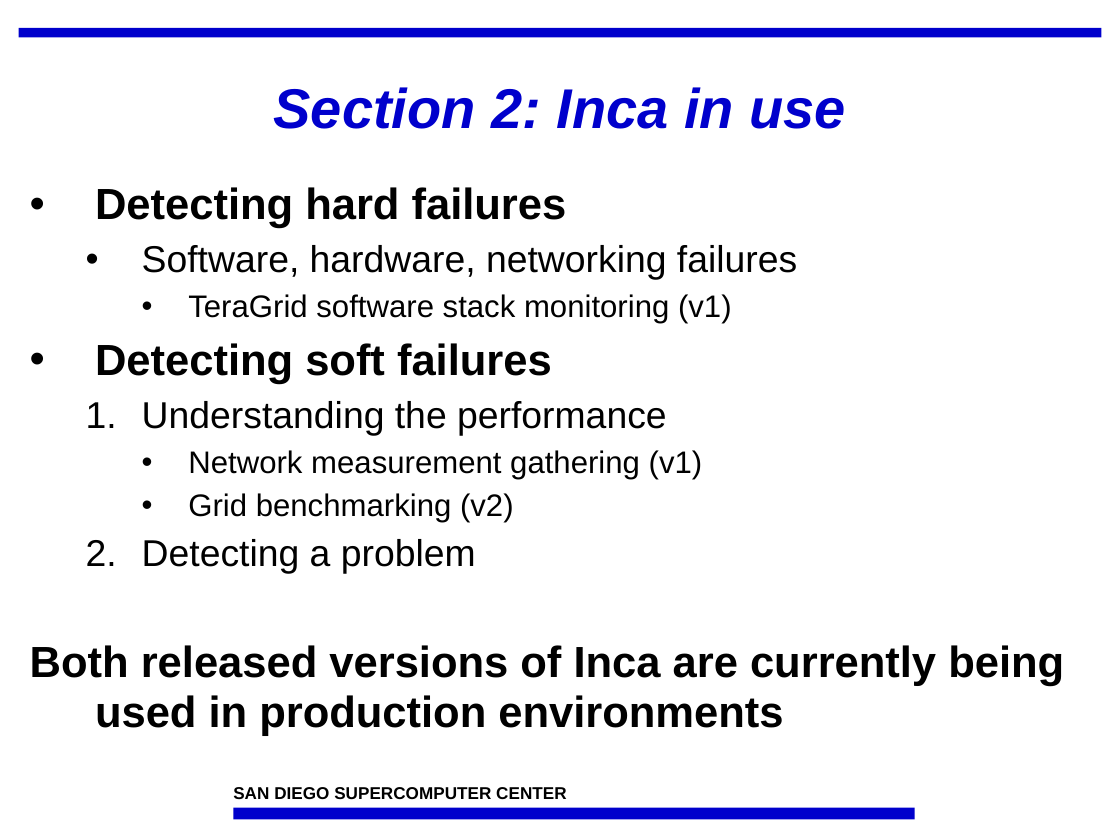
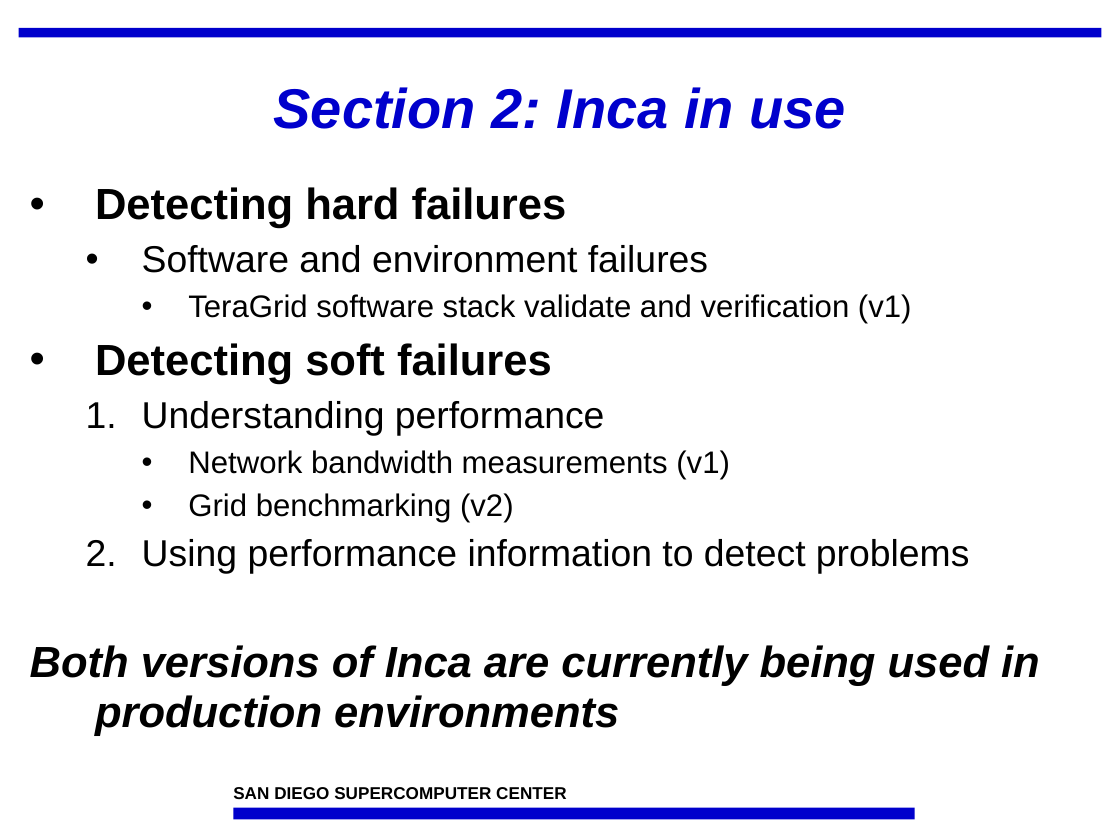
Before and after one commit to IncaProject/inca-xsede, a slide deck: slide 13 of talks/inca_sc05.ppt. Drawn at 1120x840 pixels with LibreOffice and Linux fonts; fonts in the diff are those of the drawing; background and template pictures are left out. Boxes give left, top, right and bottom in pixels: in the first picture for what was removed or moved away, otherwise in the second. Text is boxed around its words. In the diff, an @@ line names an element or a change of style, - is before the commit and + after.

Commit message:
Some minor modifications, added to networking slide and a bit to grasp, little on last slides

```diff
--- a/talks/inca_sc05.ppt
+++ b/talks/inca_sc05.ppt
@@ text at (142,245,912,323): text changed; size 24 to 20 pt @@
-  • Software, hardware, networking failures
-    • TeraGrid software stack monitoring (v1)
+  • Software and environment failures
+    • TeraGrid software stack validate and verification (v1)
@@ text at (142,401,730,479): text changed @@
-  1. Understanding the performance
-    • Network measurement gathering (v1)
+  1. Understanding performance
+    • Network bandwidth measurements (v1)
@@ text at (30,539,1040,736): text changed; italic on @@
-  2. Detecting a problem
-Both released versions of Inca are currently being used in production environments
+  2. Using performance information to detect problems
+Both versions of Inca are currently being used in production environments
```
Also in this commit, not shown: 15 other slides changed, 8 slides added, 2 slides removed.
